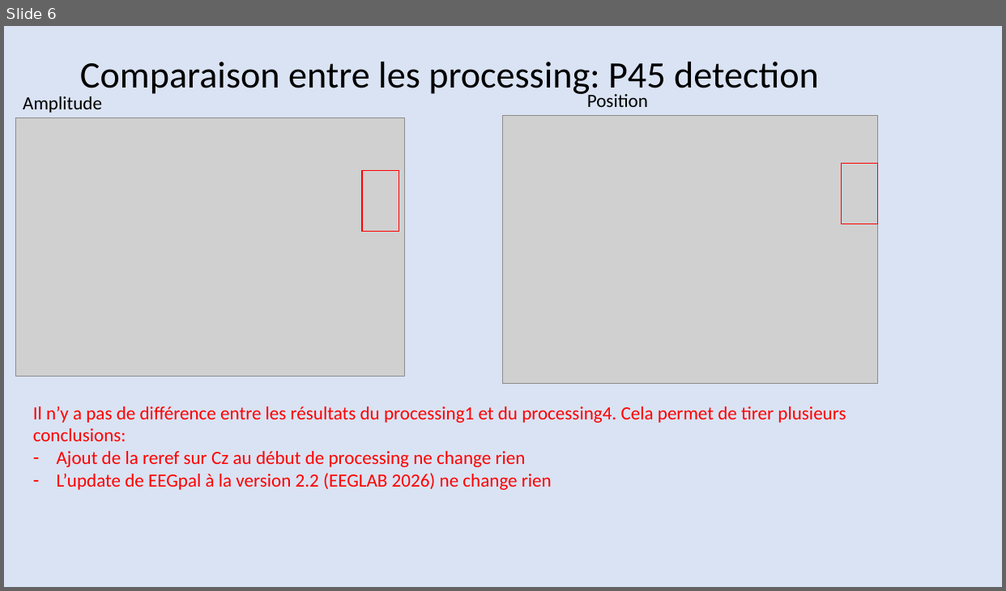
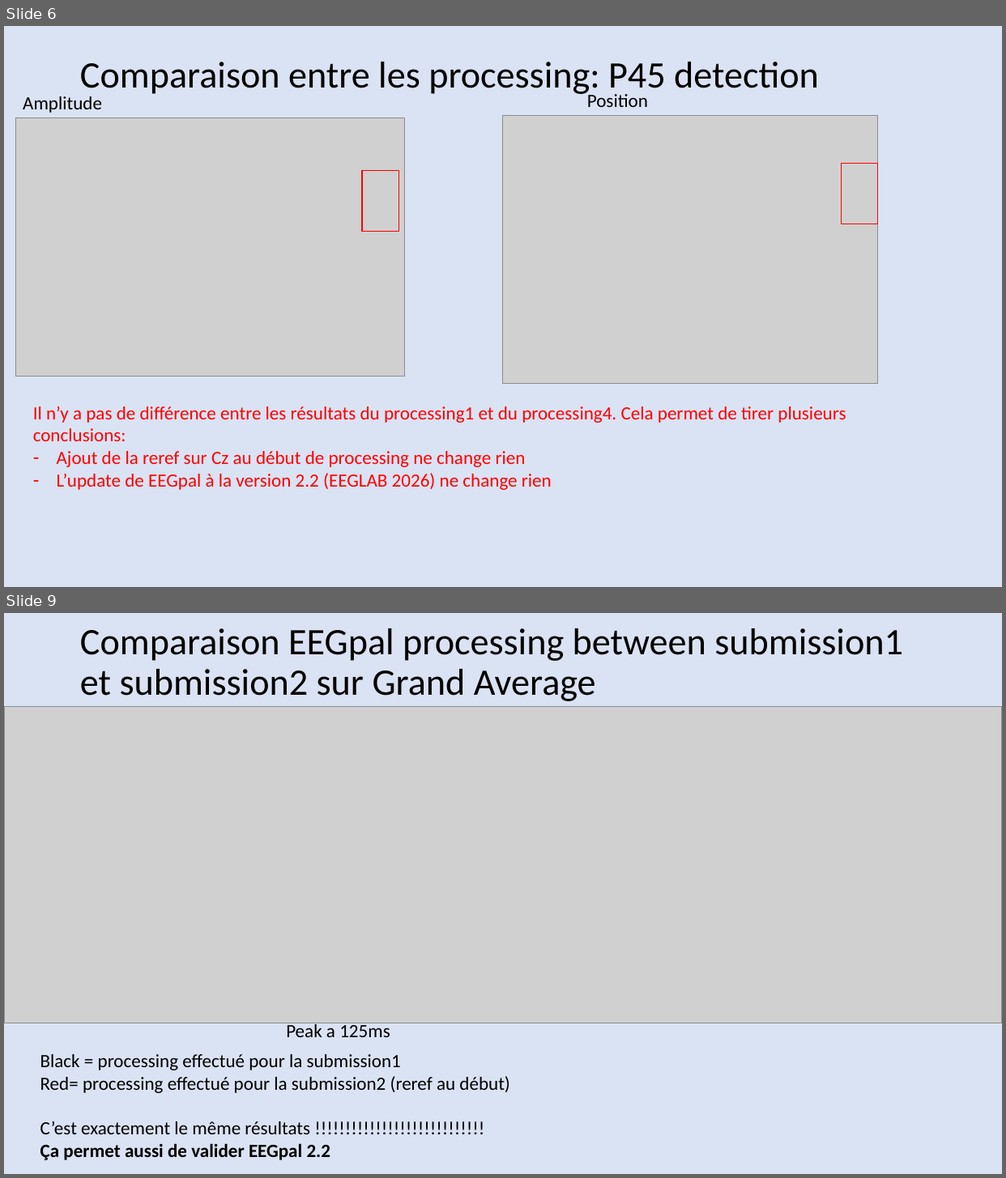
Before and after one commit to DePrettoM/EEGpal, a slide deck: Manuels/validations/Validation_EEGpal_2_2_pipeline.pptx. Shown one above the other, each under a label of ours: slide 6 before the commit, slides 6 and 9 after it; the slides between them are not shown. The pictures are 1006x591 and 1006x1178 pixels, drawn with LibreOffice and Linux fonts; fonts in the diff are those of the drawing; grey boxes stand for pictures. Boxes give left, top, right and bottom in pixels: in the first picture for what was removed or moved away, otherwise in the second. Text is boxed around its words. In the diff, an @@ line names an element or a change of style, - is before the commit and + after.

```diff
--- a/Manuels/validations/Validation_EEGpal_2_2_pipeline.pptx
+++ b/Manuels/validations/Validation_EEGpal_2_2_pipeline.pptx
@@ slide 9 added at [4,613,1002,1174], background #DAE3F3 @@
@@ title added at [80,628,903,701], 36 pt, text #000000 @@
+Comparaison EEGpal processing between submission1 et submission2 sur Grand Average
@@ picture added at [4,707,1002,1023] @@
@@ text added at [286,1023,390,1037], 18 pt, text #000000 @@
+Peak a 125ms
@@ text added at [40,1054,510,1161], 18 pt, text #000000 @@
+Black = processing effectué pour la submission1
+Red= processing effectué pour la submission2 (reref au début)
+C’est exactement le même résultats !!!!!!!!!!!!!!!!!!!!!!!!!!!!
+Ça permet aussi de valider EEGpal 2.2
```
Also in this commit, not shown: 1 slide changed, 4 other slides added, 1 other file.
